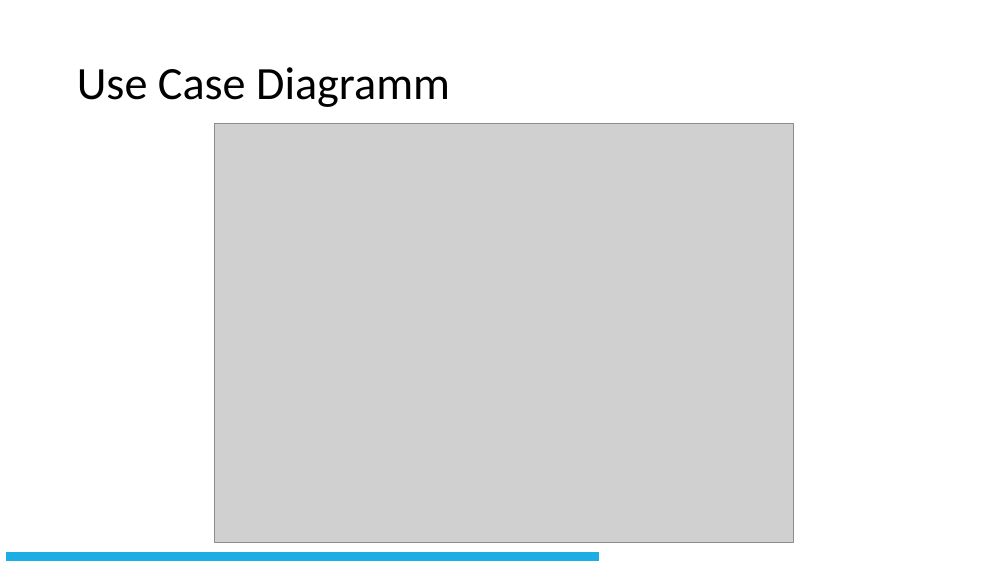
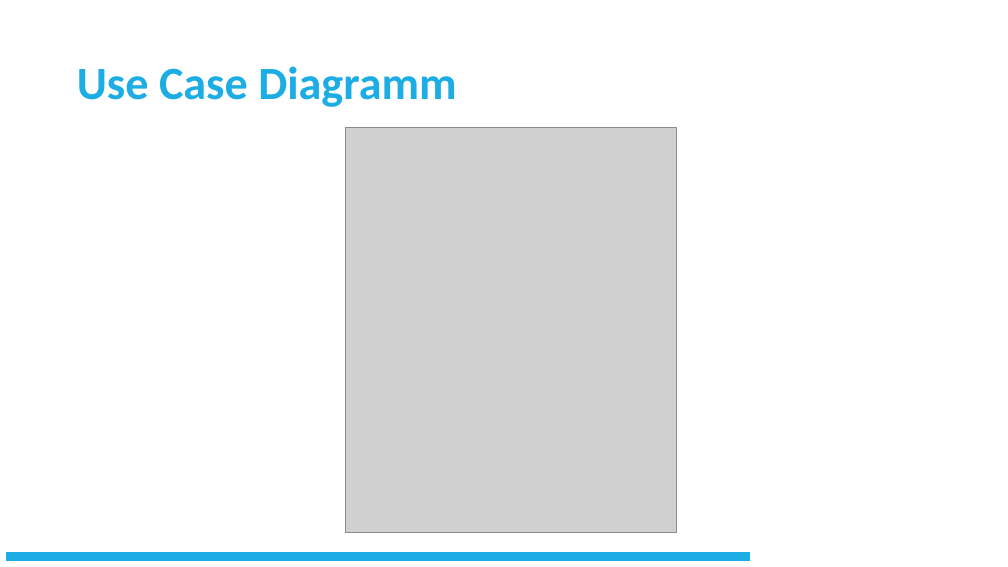
Before and after one commit to FireRedDev/DataOrganizer, a slide deck: slide 5 of Dokumentation/DataOrganizer.pptm. Drawn at 1008x567 pixels with LibreOffice and Linux fonts; fonts in the diff are those of the drawing; grey boxes stand for pictures. Boxes give left, top, right and bottom in pixels: in the first picture for what was removed or moved away, otherwise in the second. Text is boxed around its words. In the diff, an @@ line names an element or a change of style, - is before the commit and + after.

```diff
--- a/Dokumentation/DataOrganizer.pptm
+++ b/Dokumentation/DataOrganizer.pptm
@@ title "Use Case Diagramm" at (x1=77, y1=66, x2=456, y2=107): text colour #000000 to #1CADE4, bold on @@
@@ picture resized from (x1=214, y1=124, x2=793, y2=543) to (x1=346, y1=128, x2=676, y2=533) @@
@@ rectangle resized from (x1=5, y1=551, x2=600, y2=562) to (x1=5, y1=551, x2=751, y2=562) @@
```
Also in this commit, not shown: 5 other slides changed, 1 slide removed, 2 other files.
